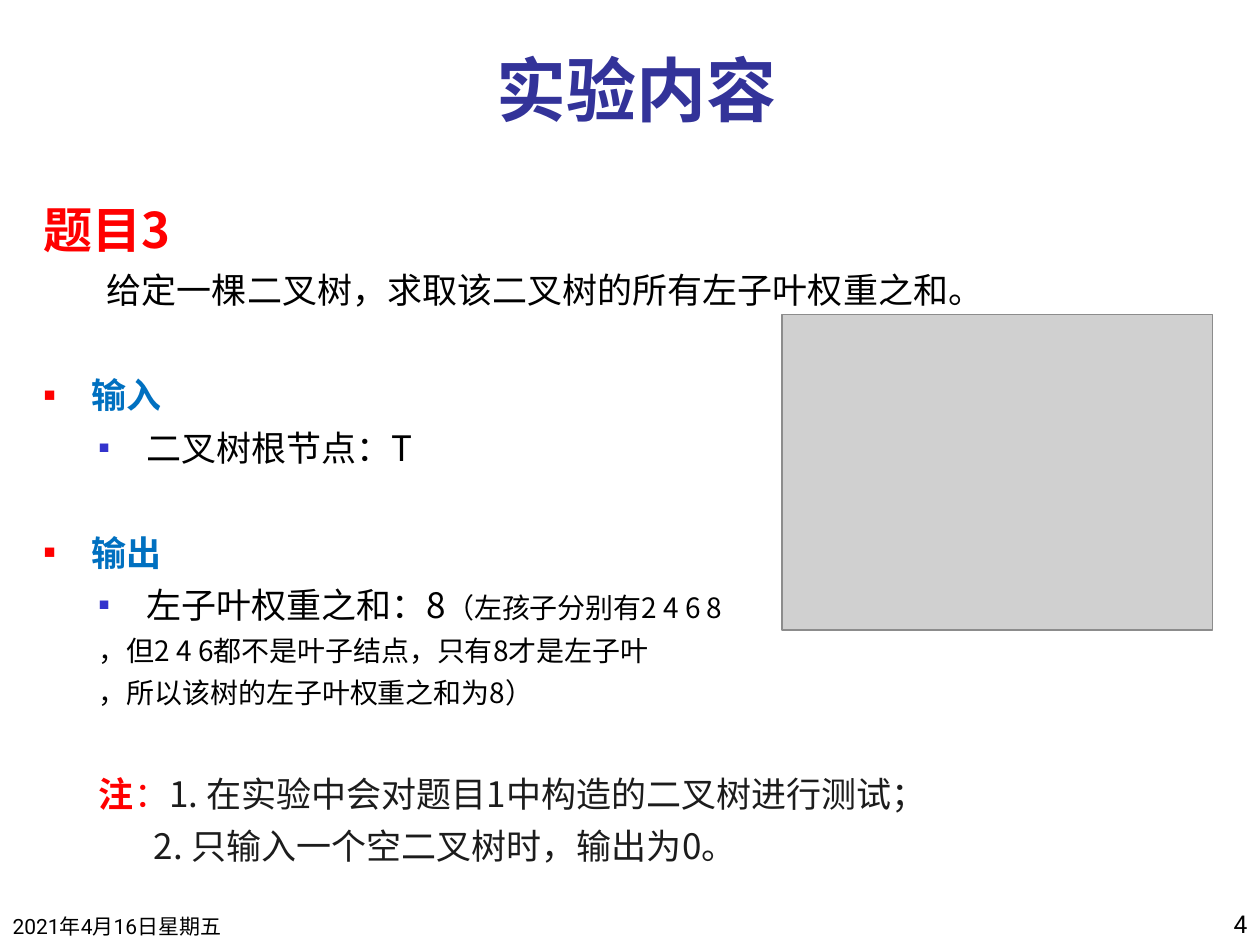
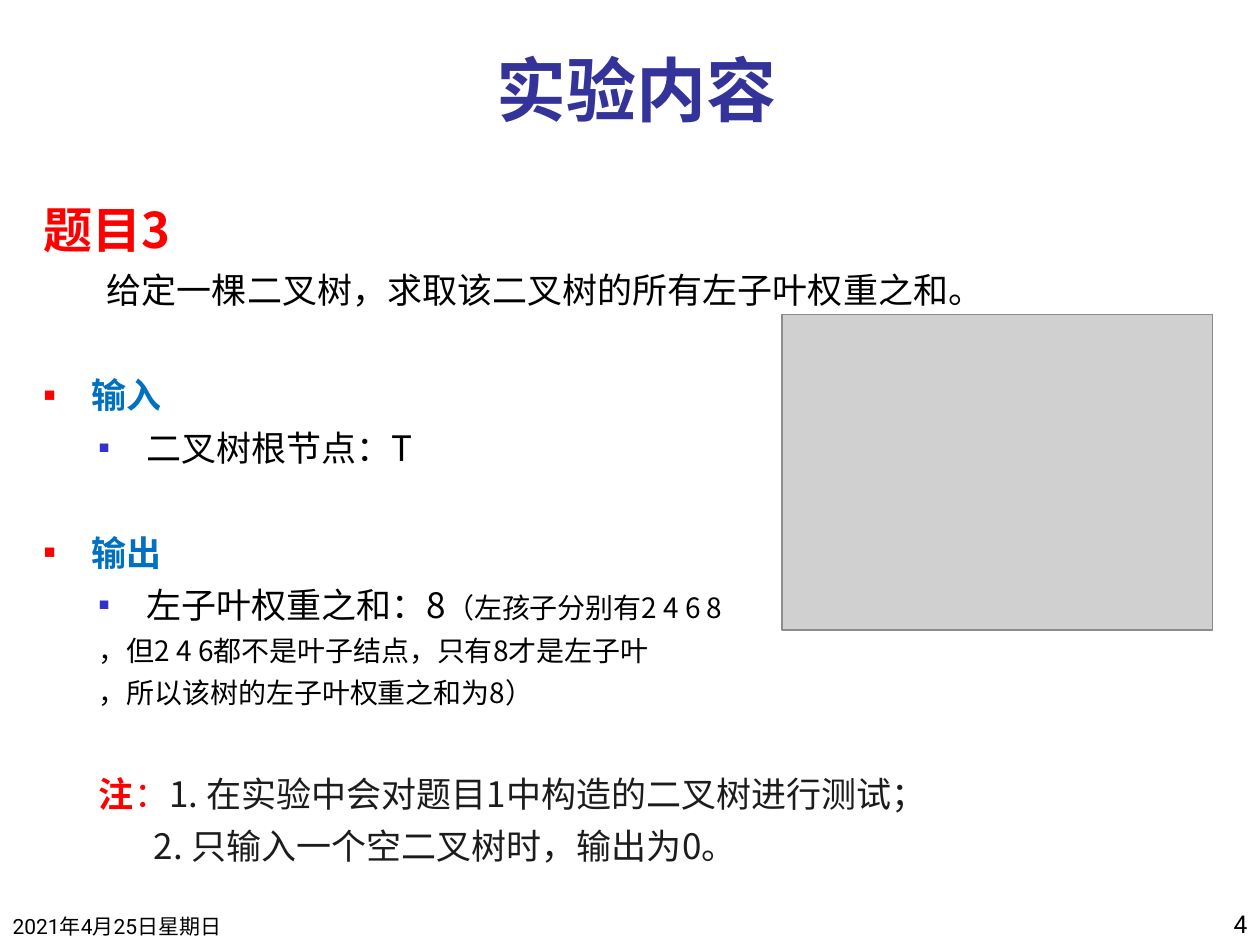
Before and after one commit to SoraShu/DSLab, a slide deck: slide 4 of 任务说明/第二次实验/实验三任务说明.pptx. Drawn at 1260x945 pixels with LibreOffice and Linux fonts; fonts in the diff are those of the drawing; grey boxes stand for pictures; background and template pictures are left out. Boxes give left, top, right and bottom in pixels: in the first picture for what was removed or moved away, otherwise in the second. Text is boxed around its words. In the diff, an @@ line names an element or a change of style, - is before the commit and + after.

```diff
--- a/任务说明/第二次实验/实验三任务说明.pptx
+++ b/任务说明/第二次实验/实验三任务说明.pptx
@@ text at (x1=13, y1=916, x2=222, y2=936): text changed @@
-2021年4月16日星期五
+2021年4月25日星期日
```
Also in this commit, not shown: 7 other slides changed, 22 other files.
